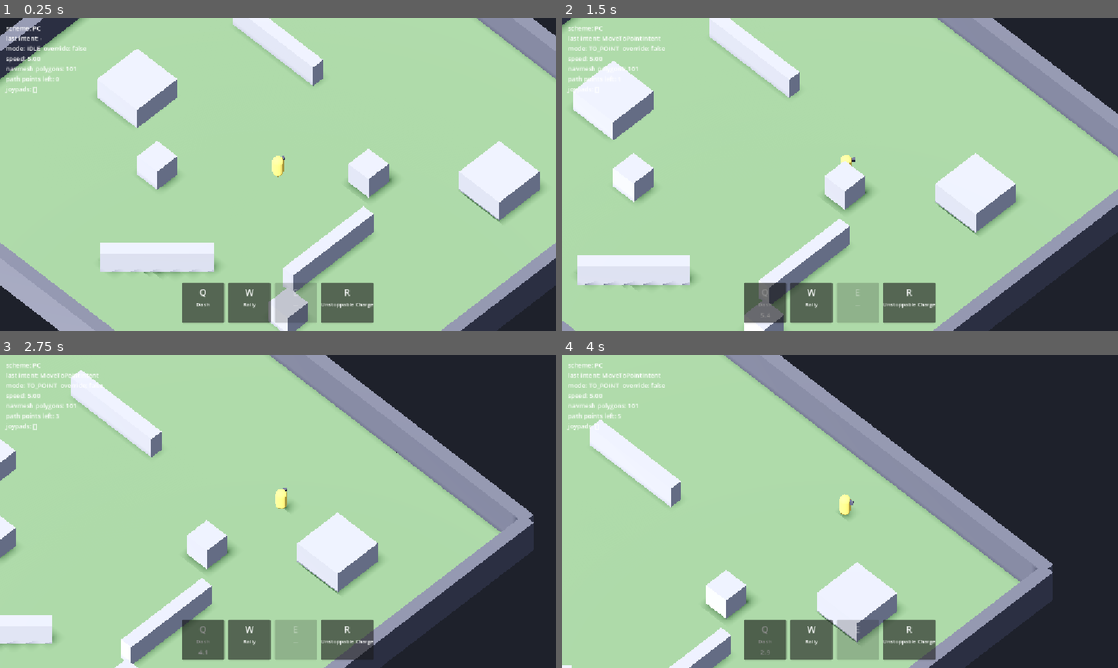
Above: before the commit, frames 1-4 (two rows, left to right).
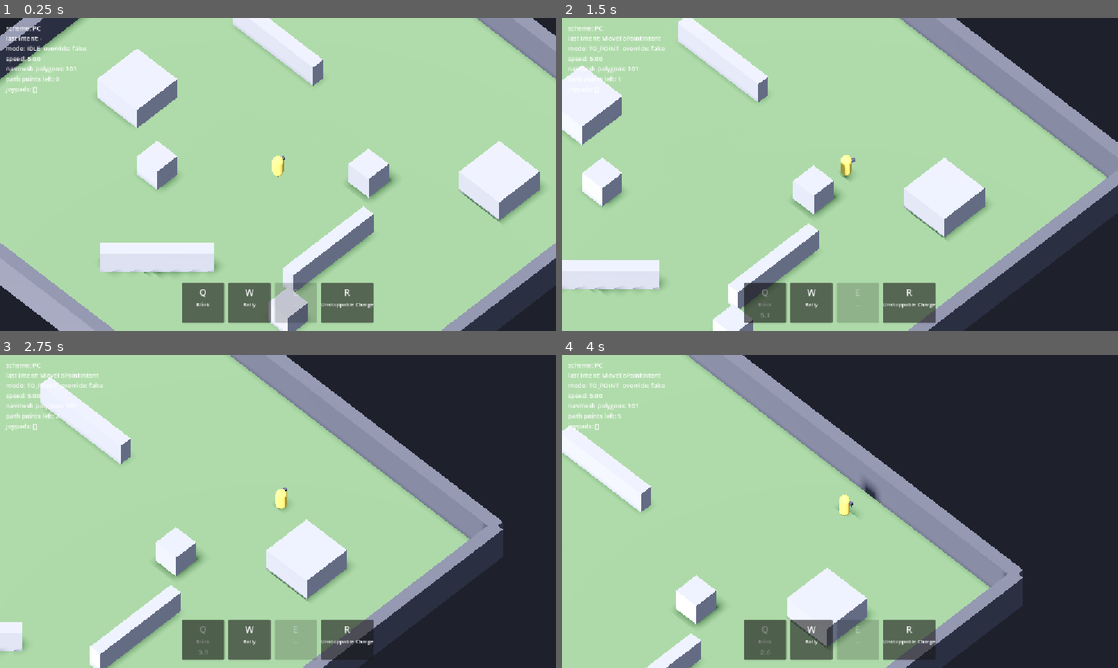
Above: after the commit, the same moments.

Repository: Ahadwen/Escape-v2
Game: Godot game, scene res://world/arenas/greybox_arena.tscn
Two runs of this game, one before a commit and one after it. Both use one fixed random seed, a clock stepped at 60 frames per second and the inputs below.
Inputs (mouse positions are in pixels of both pictures, inside the frame that each line leads up to):
- Up to frame 1 (0.25 s): no input
- Up to frame 2 (1.5 s): tap Enter at 0.5 s; move the mouse to (962, 158) at 0.52 s; tap Q (ability_1) at 0.6 s; click (962, 158) at 0.67 s; right-click (962, 158) at 0.8 s; drag from (728, 190) to (812, 237) at 1.27 s
- Up to frame 3 (2.75 s): move the mouse to (333, 442) at 2.02 s; tap Q (ability_1) at 2.1 s; click (333, 442) at 2.17 s; right-click (333, 442) at 2.3 s
- Up to frame 4 (4 s): drag from (812, 574) to (673, 464) at 2.77 s; move the mouse to (1006, 558) at 3.52 s; tap E (ability_3) at 3.6 s; click (1006, 558) at 3.67 s; right-click (1006, 558) at 3.8 s

The runs differ from the first frame. In frame 1, less than 0.1% of the frame differs, in the area x 35-38%, y 90-93%; in frame 2, 26%, in the area x 0-100%, y 0-100%; in frame 3, 24%; in frame 4, 21%.

Commit message:
Knight Q becomes a blink; tone down charge steering
- BlinkAbilityData/BlinkExecution: instant teleport that passes over walls.
  If the aimed spot isn't walkable, land on whichever side of the obstacle
  is closer along the blink line (BlinkLanding, unit-tested).
- ActorMovement.teleport() clears the current path and snaps facing.
- Knight charge turn rate 90 -> 35 degrees/s.

Co-Authored-By: Claude Opus 5.5 <noreply@anthropic.com>
Claude-Session: https://claude.ai/code/session_01MK2ViG6yW215fERvVJH3QP

Diff:
--- /dev/null
+++ b/abilities/blink_landing.gd
@@ -0,0 +1,50 @@
+class_name BlinkLanding
+extends RefCounted
+## Works out where a blink lands. Blinks pass over walls; if the aimed spot
+## isn't walkable, land on whichever walkable side of the obstacle (before or
+## beyond it, along the blink line) is closer to the aimed spot.
+
+
+## Returns the landing point (Vector3) or null if nowhere along the line is
+## walkable. is_walkable: func(point: Vector3) -> bool.
+static func find(
+	origin: Vector3,
+	direction: Vector3,
+	distance: float,
+	is_walkable: Callable,
+	step: float = 0.1,
+	max_overshoot: float = 3.0
+) -> Variant:
+	var dir: Vector3 = Vector3(direction.x, 0.0, direction.z).normalized()
+	var target: Vector3 = origin + dir * distance
+	if is_walkable.call(target):
+		return target
+
+	var steps_back: int = int(distance / step)
+	var back_gap: float = INF
+	var back_point: Vector3 = origin
+	for i: int in range(1, steps_back + 1):
+		var point: Vector3 = target - dir * (step * i)
+		if is_walkable.call(point):
+			back_point = point
+			back_gap = step * i
+			break
+
+	var steps_forward: int = int(max_overshoot / step)
+	var forward_gap: float = INF
+	var forward_point: Vector3 = origin
+	for i: int in range(1, steps_forward + 1):
+		var gap: float = step * i
+		if gap >= back_gap:
+			break
+		var point: Vector3 = target + dir * gap
+		if is_walkable.call(point):
+			forward_point = point
+			forward_gap = gap
+			break
+
+	if forward_gap < back_gap:
+		return forward_point
+	if back_gap < INF:
+		return back_point
+	return null
--- /dev/null
+++ b/abilities/executions/blink_execution.gd
@@ -0,0 +1,39 @@
+class_name BlinkExecution
+extends AbilityExecution
+
+## Emitted after teleporting, with the landing position. (M3: shockwave.)
+signal landed(position: Vector3)
+
+var _data: BlinkAbilityData
+var _map: RID
+
+
+func _init(p_context: CastContext, data: BlinkAbilityData) -> void:
+	super(p_context)
+	_data = data
+
+
+func start() -> void:
+	finished = true
+	_map = context.caster.get_world_3d().navigation_map
+	var direction: Vector3 = context.aim_direction()
+	var landing: Variant = BlinkLanding.find(
+		context.origin(),
+		direction,
+		_data.get_range(context.stats),
+		_is_walkable,
+		0.1,
+		_data.max_overshoot
+	)
+	if landing == null:
+		return
+	var point: Vector3 = landing
+	var snapped: Vector3 = NavigationServer3D.map_get_closest_point(_map, point)
+	context.movement.teleport(snapped, direction)
+	landed.emit(snapped)
+
+
+func _is_walkable(point: Vector3) -> bool:
+	var closest: Vector3 = NavigationServer3D.map_get_closest_point(_map, point)
+	var flat_gap: float = Vector2(closest.x - point.x, closest.z - point.z).length()
+	return flat_gap <= _data.walkable_tolerance and absf(closest.y - point.y) < 1.0
--- /dev/null
+++ b/abilities/types/blink_ability_data.gd
@@ -0,0 +1,18 @@
+class_name BlinkAbilityData
+extends AbilityData
+## Instantly teleport up to range_scaling metres in the aimed direction,
+## passing over walls.
+
+## How far past the aimed spot to look for a landing beyond a wall.
+@export var max_overshoot: float = 3.0
+## Flat distance from the navmesh within which a point counts as walkable.
+@export var walkable_tolerance: float = 0.15
+
+
+func _init() -> void:
+	targeting = Targeting.DIRECTION
+	requires_free_movement = true
+
+
+func create_execution(context: CastContext) -> AbilityExecution:
+	return BlinkExecution.new(context, self)
--- a/abilities/types/charge_ability_data.gd
+++ b/abilities/types/charge_ability_data.gd
@@ -7,7 +7,7 @@
 @export var max_speed: float = 16.0
 ## Metres per second per second.
 @export var acceleration: float = 8.0
-@export var turn_rate_degrees: float = 90.0
+@export var turn_rate_degrees: float = 35.0
 ## Seconds.
 @export var max_duration: float = 3.0
 
--- a/actors/components/actor_movement.gd
+++ b/actors/components/actor_movement.gd
@@ -62,6 +62,20 @@
 	)
 	_path_index = 0
 	mode = Mode.TO_POINT if not _path.is_empty() else Mode.IDLE
+
+
+## Instantly moves the actor (blinks). Cancels any path being followed, since
+## it was planned from the old position. Optionally snaps facing.
+func teleport(point: Vector3, face_direction: Vector3 = Vector3.ZERO) -> void:
+	body.global_position = point
+	body.velocity = Vector3.ZERO
+	body.reset_physics_interpolation()
+	if mode == Mode.TO_POINT:
+		mode = Mode.IDLE
+	var flat: Vector3 = Vector3(face_direction.x, 0.0, face_direction.z)
+	if visual != null and flat.length_squared() > 0.0001:
+		visual.rotation.y = yaw_for_direction(flat)
+		visual.reset_physics_interpolation()
 
 
 ## Remaining waypoints on the current path (for debugging/UI).
--- a/characters/knight/abilities/knight_dash.tres
+++ b/characters/knight/abilities/knight_blink.tres
@@ -1,6 +1,6 @@
 [gd_resource type="Resource" format=3]
 
-[ext_resource type="Script" path="res://abilities/types/dash_ability_data.gd" id="1_dash"]
+[ext_resource type="Script" path="res://abilities/types/blink_ability_data.gd" id="1_blink"]
 [ext_resource type="Script" path="res://stats/stat_scaling.gd" id="2_scaling"]
 
 [sub_resource type="Resource" id="Resource_range"]
@@ -10,10 +10,11 @@
 per_point = 0.05
 
 [resource]
-script = ExtResource("1_dash")
-dash_speed = 22.0
-id = &"knight_dash"
-display_name = "Dash"
+script = ExtResource("1_blink")
+max_overshoot = 3.0
+walkable_tolerance = 0.15
+id = &"knight_blink"
+display_name = "Blink"
 targeting = 2
 cooldown = 6.0
 range_scaling = SubResource("Resource_range")
--- a/characters/knight/abilities/knight_charge.tres
+++ b/characters/knight/abilities/knight_charge.tres
@@ -7,7 +7,7 @@
 start_speed = 6.0
 max_speed = 16.0
 acceleration = 8.0
-turn_rate_degrees = 90.0
+turn_rate_degrees = 35.0
 max_duration = 3.0
 id = &"knight_charge"
 display_name = "Unstoppable Charge"
--- a/characters/knight/knight.tres
+++ b/characters/knight/knight.tres
@@ -1,7 +1,7 @@
 [gd_resource type="Resource" format=3]
 
 [ext_resource type="Script" path="res://characters/character_data.gd" id="1_character"]
-[ext_resource type="Resource" path="res://characters/knight/abilities/knight_dash.tres" id="2_dash"]
+[ext_resource type="Resource" path="res://characters/knight/abilities/knight_blink.tres" id="2_blink"]
 [ext_resource type="Resource" path="res://characters/knight/abilities/knight_rally.tres" id="3_rally"]
 [ext_resource type="Resource" path="res://characters/knight/abilities/knight_charge.tres" id="4_charge"]
 
@@ -12,6 +12,6 @@
 max_hp = 400.0
 move_speed = 5.0
 will = 10.0
-ability_1 = ExtResource("2_dash")
+ability_1 = ExtResource("2_blink")
 ability_2 = ExtResource("3_rally")
 ability_4 = ExtResource("4_charge")
--- /dev/null
+++ b/tests/unit/abilities/test_blink_landing.gd
@@ -0,0 +1,64 @@
+extends "res://tests/framework/test_case.gd"
+
+const BlinkLandingScript := preload("res://abilities/blink_landing.gd")
+
+
+## Floor everywhere in x < 20, except a wall occupying wall_min..wall_max on X.
+func _walkable_with_wall(wall_min: float, wall_max: float) -> Callable:
+	return func(p: Vector3) -> bool: return p.x < 20.0 and not (p.x > wall_min and p.x < wall_max)
+
+
+func test_open_ground_lands_at_full_range() -> void:
+	var landing: Variant = BlinkLandingScript.find(
+		Vector3.ZERO, Vector3.RIGHT, 5.0, _walkable_with_wall(100.0, 101.0)
+	)
+	assert_eq(landing, Vector3(5, 0, 0))
+
+
+func test_passes_over_wall_to_open_ground() -> void:
+	var landing: Variant = BlinkLandingScript.find(
+		Vector3.ZERO, Vector3.RIGHT, 5.0, _walkable_with_wall(2.0, 3.0)
+	)
+	assert_eq(landing, Vector3(5, 0, 0))
+
+
+func test_mid_wall_lands_on_near_side_when_closer() -> void:
+	# Aim at 5, wall 4.5..7: near side (4.5) is 0.5 back, far side (7) is 2 on.
+	var landing: Variant = BlinkLandingScript.find(
+		Vector3.ZERO, Vector3.RIGHT, 5.0, _walkable_with_wall(4.5, 7.0)
+	)
+	assert_not_null(landing)
+	var point: Vector3 = landing
+	assert_true(point.x <= 4.5 and point.x > 4.3, "landed at %s" % point)
+
+
+func test_mid_wall_lands_on_far_side_when_closer() -> void:
+	# Aim at 5, wall 3..5.5: far side (5.5) is 0.5 on, near side (3) is 2 back.
+	var landing: Variant = BlinkLandingScript.find(
+		Vector3.ZERO, Vector3.RIGHT, 5.0, _walkable_with_wall(3.0, 5.5)
+	)
+	assert_not_null(landing)
+	var point: Vector3 = landing
+	assert_true(point.x >= 5.5 and point.x < 5.7, "landed at %s" % point)
+
+
+func test_boundary_lands_on_near_side() -> void:
+	# Nothing walkable beyond x = 20 (outside the level).
+	var landing: Variant = BlinkLandingScript.find(
+		Vector3(18, 0, 0), Vector3.RIGHT, 5.0, _walkable_with_wall(100.0, 101.0)
+	)
+	assert_not_null(landing)
+	var point: Vector3 = landing
+	assert_true(point.x < 20.0 and point.x > 19.8, "landed at %s" % point)
+
+
+func test_nowhere_walkable_returns_null() -> void:
+	var nowhere: Callable = func(_p: Vector3) -> bool: return false
+	assert_null(BlinkLandingScript.find(Vector3.ZERO, Vector3.RIGHT, 5.0, nowhere))
+
+
+func test_direction_is_flattened() -> void:
+	var landing: Variant = BlinkLandingScript.find(
+		Vector3.ZERO, Vector3(1, 1, 0), 5.0, _walkable_with_wall(100.0, 101.0)
+	)
+	assert_eq(landing, Vector3(5, 0, 0))
